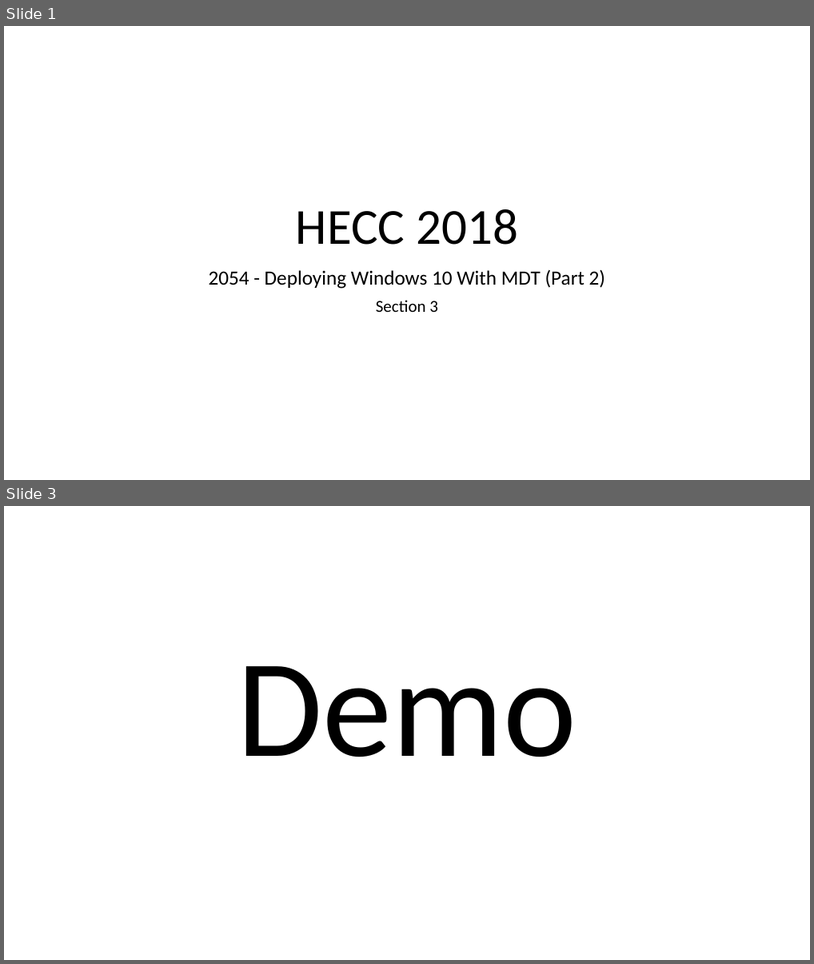
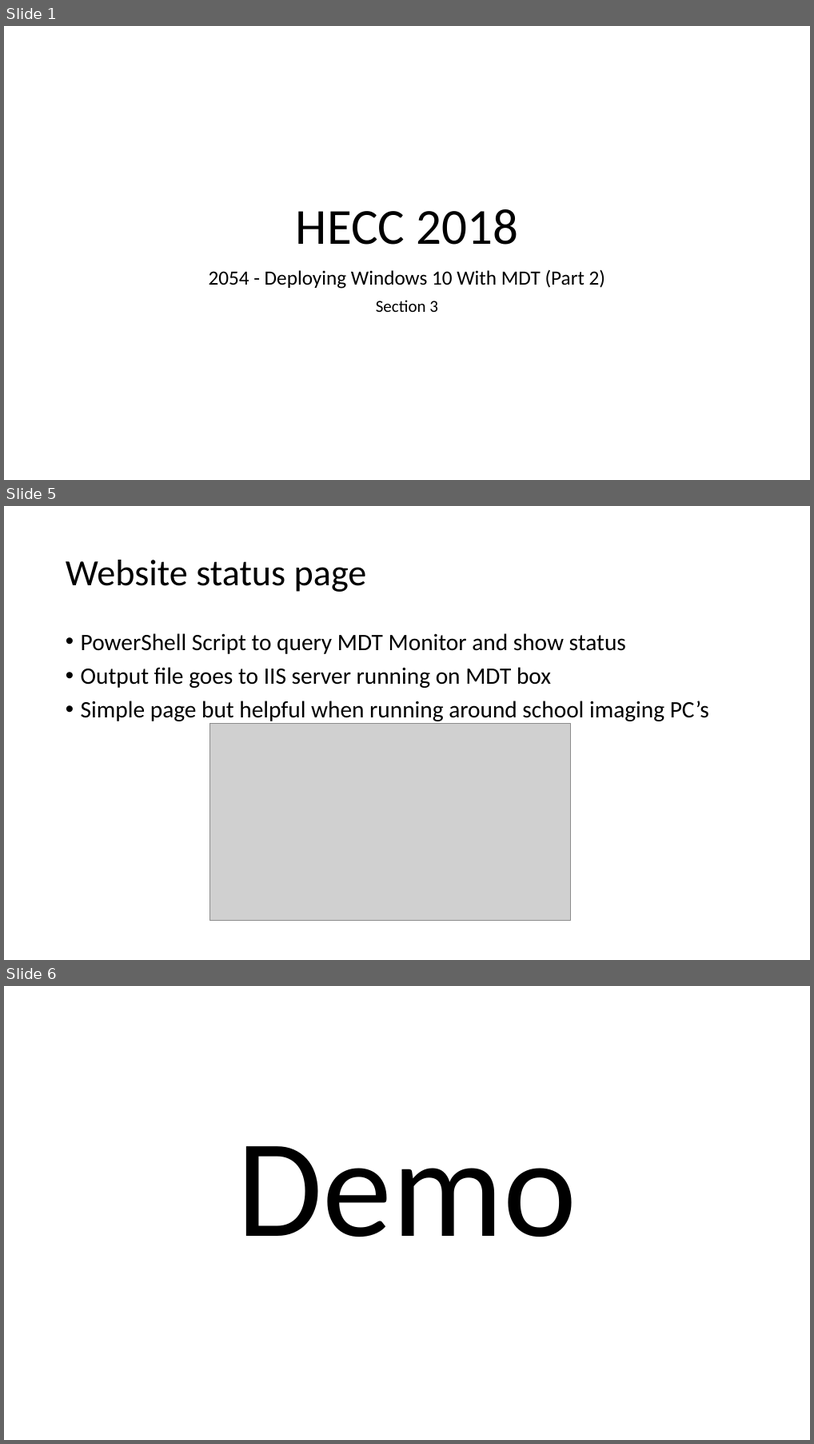
Before and after one commit to fydexx/HECC-2018, a slide deck: Part_02/Section03.pptx. Shown one above the other, each under a label of ours: slides 1 and 3 before the commit, slides 1, 5 and 6 after it; the slides between them are not shown. The pictures are 814x964 and 814x1444 pixels, drawn with LibreOffice and Linux fonts; fonts in the diff are those of the drawing; grey boxes stand for pictures. Boxes give left, top, right and bottom in pixels: in the first picture for what was removed or moved away, otherwise in the second. Text is boxed around its words. In the diff, an @@ line names an element or a change of style, - is before the commit and + after.

```diff
--- a/Part_02/Section03.pptx
+++ b/Part_02/Section03.pptx
@@ slide 5 added at [4,506,810,960], background #FFFFFF @@
@@ title added at [66,560,367,592], 44 pt, text #000000 @@
+Website status page
@@ text added at [81,633,710,724], 28 pt, text #000000 @@
+• PowerShell Script to query MDT Monitor and show status
+• Output file goes to IIS server running on MDT box
+• Simple page but helpful when running around school imaging PC’s
@@ picture added at [210,723,571,920] @@
@@ what was slide 3 is now slide 6 @@
```
Also in this commit, not shown: 1 slide changed, 2 other slides added.
